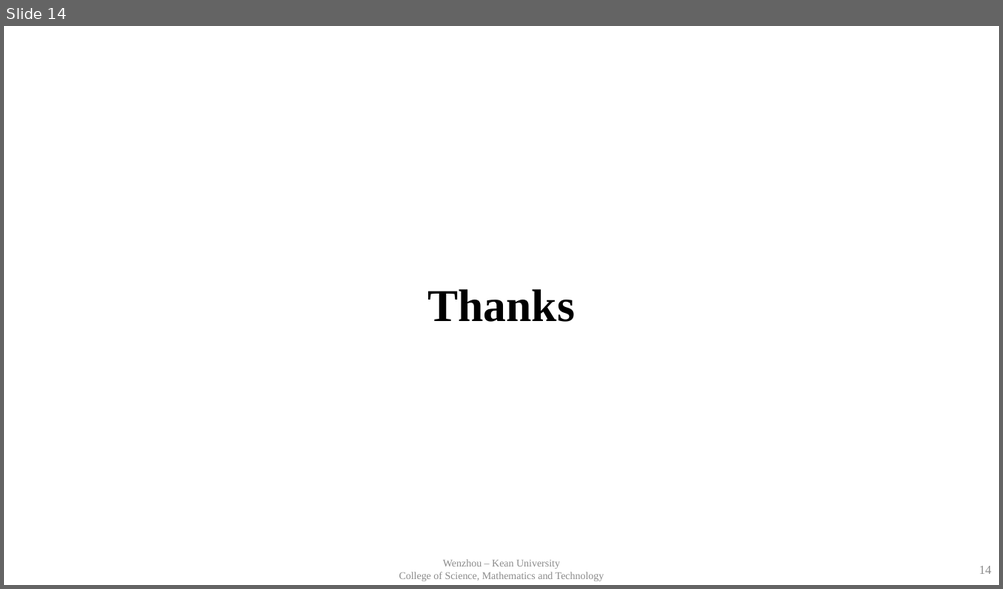
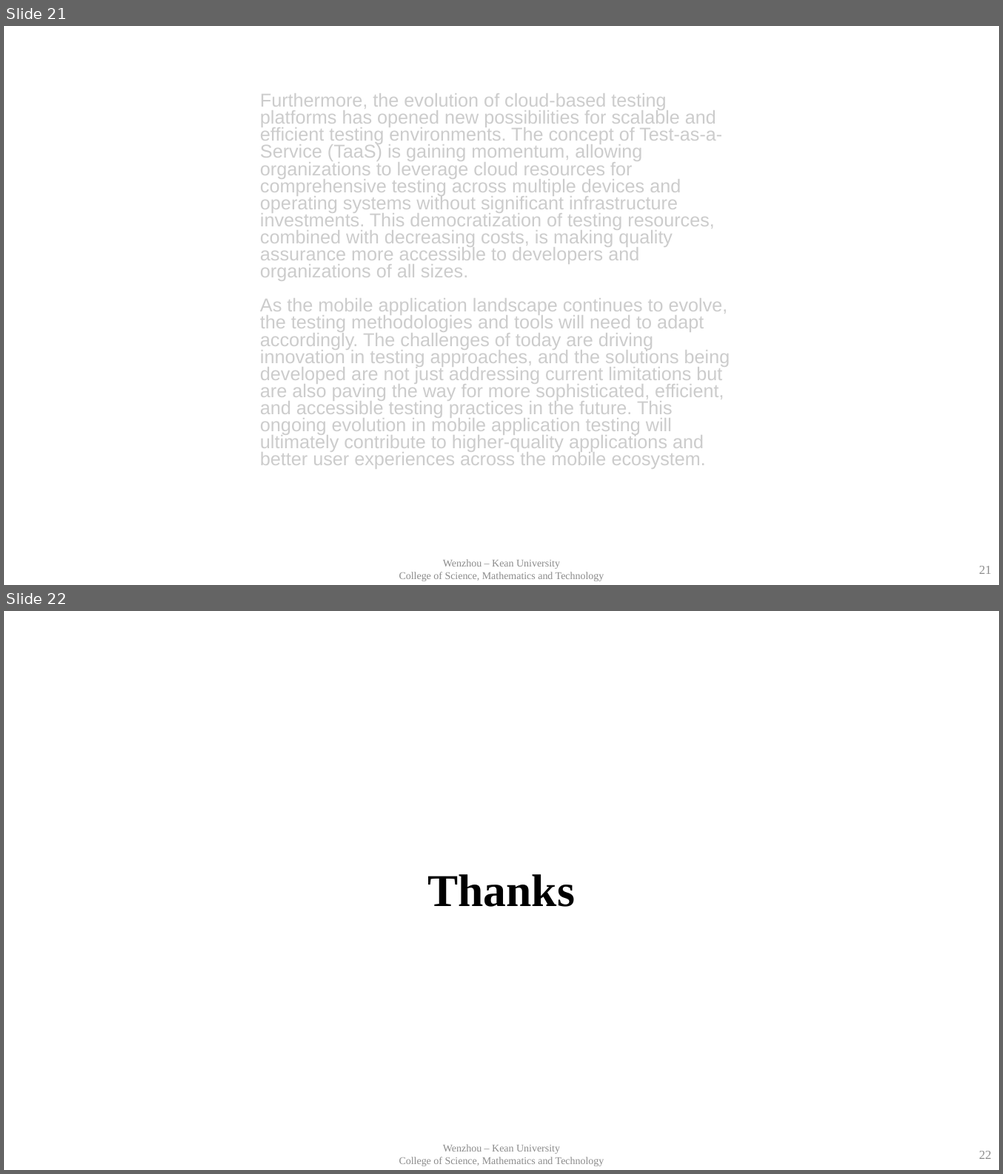
Before and after one commit to baocheng1989/sqa_paper, a slide deck: presentation.pptx. Shown one above the other, each under a label of ours: slide 14 before the commit, slides 21 and 22 after it. The pictures are 1003x589 and 1003x1174 pixels, drawn with LibreOffice and Linux fonts; fonts in the diff are those of the drawing; background and template pictures are left out. Boxes give left, top, right and bottom in pixels: in the first picture for what was removed or moved away, otherwise in the second. Text is boxed around its words. In the diff, an @@ line names an element or a change of style, - is before the commit and + after.

```diff
--- a/presentation.pptx
+++ b/presentation.pptx
@@ slide 21 added at bbox=[4, 26, 999, 585], background #FFFFFF @@
@@ text added at bbox=[260, 93, 730, 469], 18 pt, text #CCCCCC @@
+Furthermore, the evolution of cloud-based testing platforms has opened new possibilities for scalable and efficient testing environments. The concept of Test-as-a-Service (TaaS) is gaining momentum, allowing organizations to leverage cloud resources for comprehensive testing across multiple devices and operating systems without significant infrastructure investments. This democratization of testing resources, combined with decreasing costs, is making quality assurance more accessible to developers and organizations of all sizes.
+As the mobile application landscape continues to evolve, the testing methodologies and tools will need to adapt accordingly. The challenges of today are driving innovation in testing approaches, and the solutions being developed are not just addressing current limitations but are also paving the way for more sophisticated, efficient, and accessible testing practices in the future. This ongoing evolution in mobile application testing will ultimately contribute to higher-quality applications and better user experiences across the mobile ecosystem.
@@ text added at bbox=[399, 560, 604, 582], 10 pt, text #8C8C8C @@
+Wenzhou – Kean University
+College of Science, Mathematics and Technology
@@ page number added at bbox=[979, 566, 991, 574], 12 pt, text #8C8C8C @@
+21
@@ what was slide 14 is now slide 22 @@
@@ page number at bbox=[979, 1151, 991, 1159]: text changed @@
-14
+22
```
Also in this commit, not shown: 6 slides changed, 7 other slides added.
